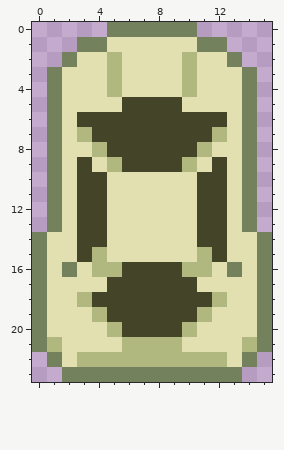
Edited in one commit: pixel-art sprite (Graphics/PlayerCar.png). This is how it looked before the edit.
The file is 16x24 pixels.
And afterwards:
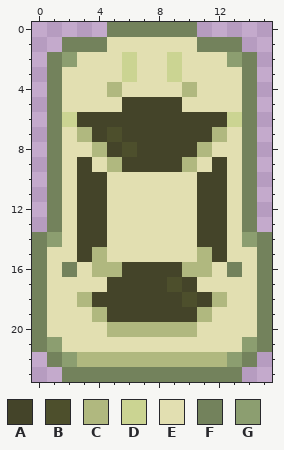
Palette (. is transparent): A #444429  B #4d4f2c  C #b0b87f  D #cbd492  E #e2dfb1  F #73825c  G #8c9e70
Changes in this commit:
@@ x 0..15 @@
  0 .....FFFFFF.....
- 1 ...FFEEEEEEFF...
- 2 ..FEECEEEECEEF..
- 3 .FEEECEEEECEEEF.
+ 1 ..FFFEEEEEEFFF..
+ 2 .FGEEEDEEDEEEGF.
+ 3 .FEEEEDEEDEEEEF.
  4 .FEEECEEEECEEEF.
  5 .FEEEEAAAAEEEEF.
- 6 .FEAAAAAAAAAAEF.
- 7 .FECAAAAAAAACEF.
- 8 .FEECAAAAAACEEF.
+ 6 .FDAAAAAAAAAADF.
+ 7 .FECABAAAAAACEF.
+ 8 .FEECABAAAACEEF.
  9 .FEAECAAAACEAEF.
@@ x 0..15 @@
 13 .FEAAEEEEEEAAEF.
-14 FEEAAEEEEEEAAEEF
+14 FGEAAEEEEEEAAEGF
 15 FEEACEEEEEECAEEF
 16 FEFECCAAAACCEFEF
-17 FEEEEAAAAAAEEEEF
-18 FEECAAAAAAAACEEF
+17 FEEEEAAAABAEEEEF
+18 FEECAAAAAABACEEF
 19 FEEECAAAAAACEEEF
-20 FEEEECAAAACEEEEF
-21 FCEEEECCCCEEEECF
-22 .FECCCCCCCCCCEF.
+20 FEEEECCCCCCEEEEF
+21 FGEEEEEEEEEEEEGF
+22 .FGCCCCCCCCCCGF.
 23 ..FFFFFFFFFFFF..
Pixel boxes of the changes (left, top, right, bottom) in both pictures:
changed: (47, 37, 257, 157)
changed: (47, 232, 62, 247)
changed: (122, 232, 257, 367)
changed: (47, 337, 77, 367)
